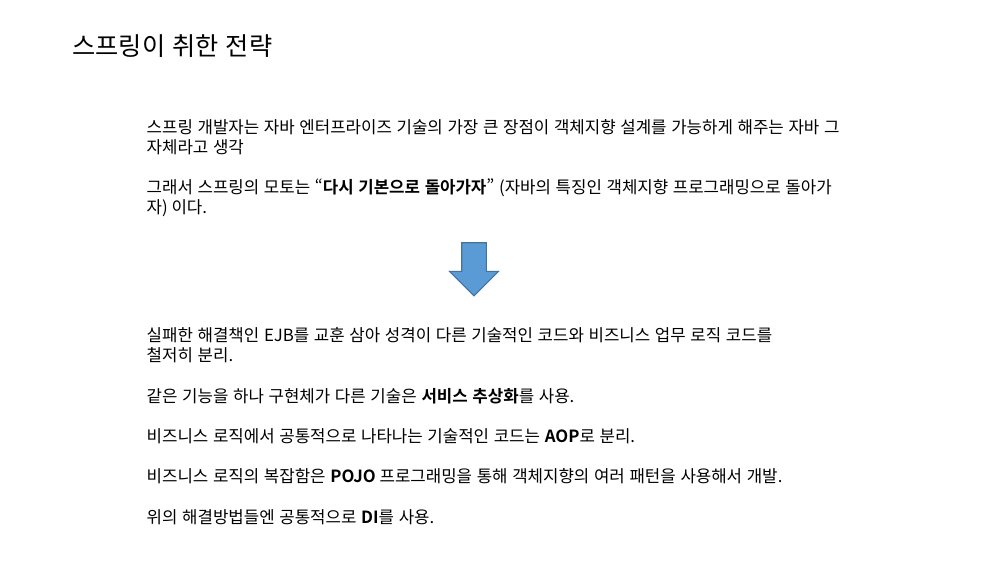
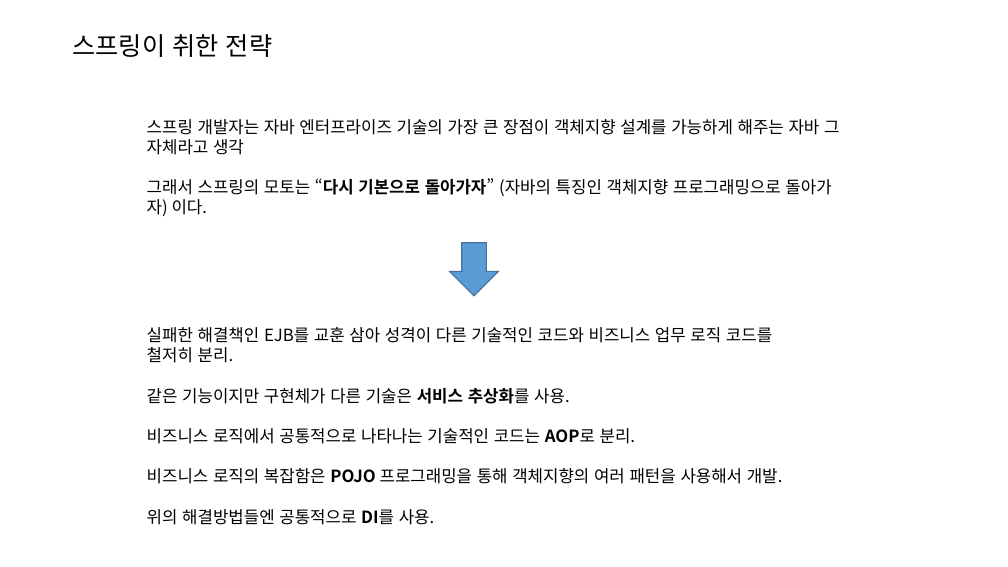
Before and after one commit to joonYK/study-boot-rest, a slide deck: slide 9 of SpringBoot Rest API.pptx. Drawn at 1008x567 pixels with LibreOffice and Linux fonts; fonts in the diff are those of the drawing. Boxes give left, top, right and bottom in pixels: in the first picture for what was removed or moved away, otherwise in the second. Text is boxed around its words. In the diff, an @@ line names an element or a change of style, - is before the commit and + after.

```diff
--- a/SpringBoot Rest API.pptx
+++ b/SpringBoot Rest API.pptx
@@ text at (147,388,570,404): text changed @@
-같은 기능을 하나 구현체가 다른 기술은 서비스 추상화를 사용.
+같은 기능이지만 구현체가 다른 기술은 서비스 추상화를 사용.
```
Also in this commit, not shown: 5 other slides changed.
